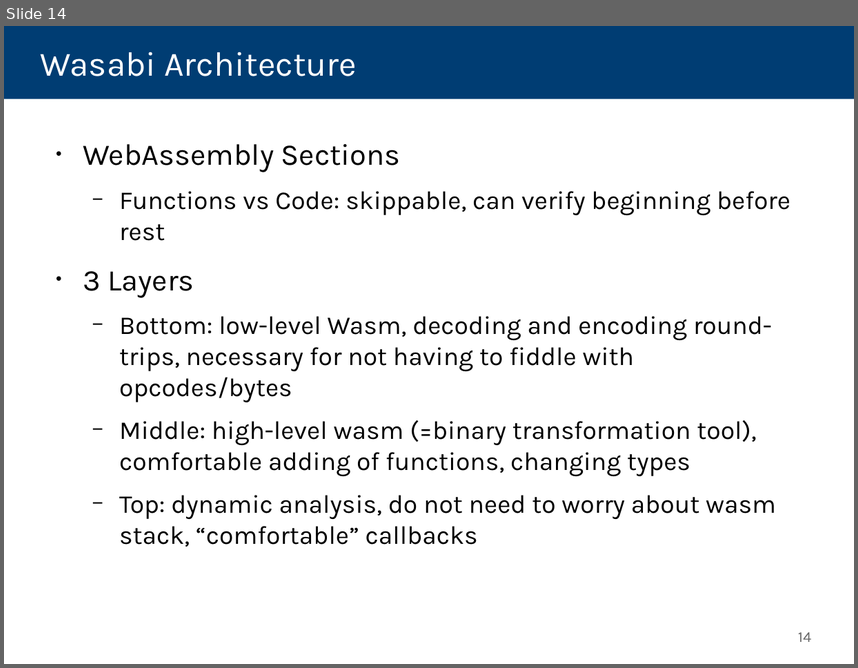
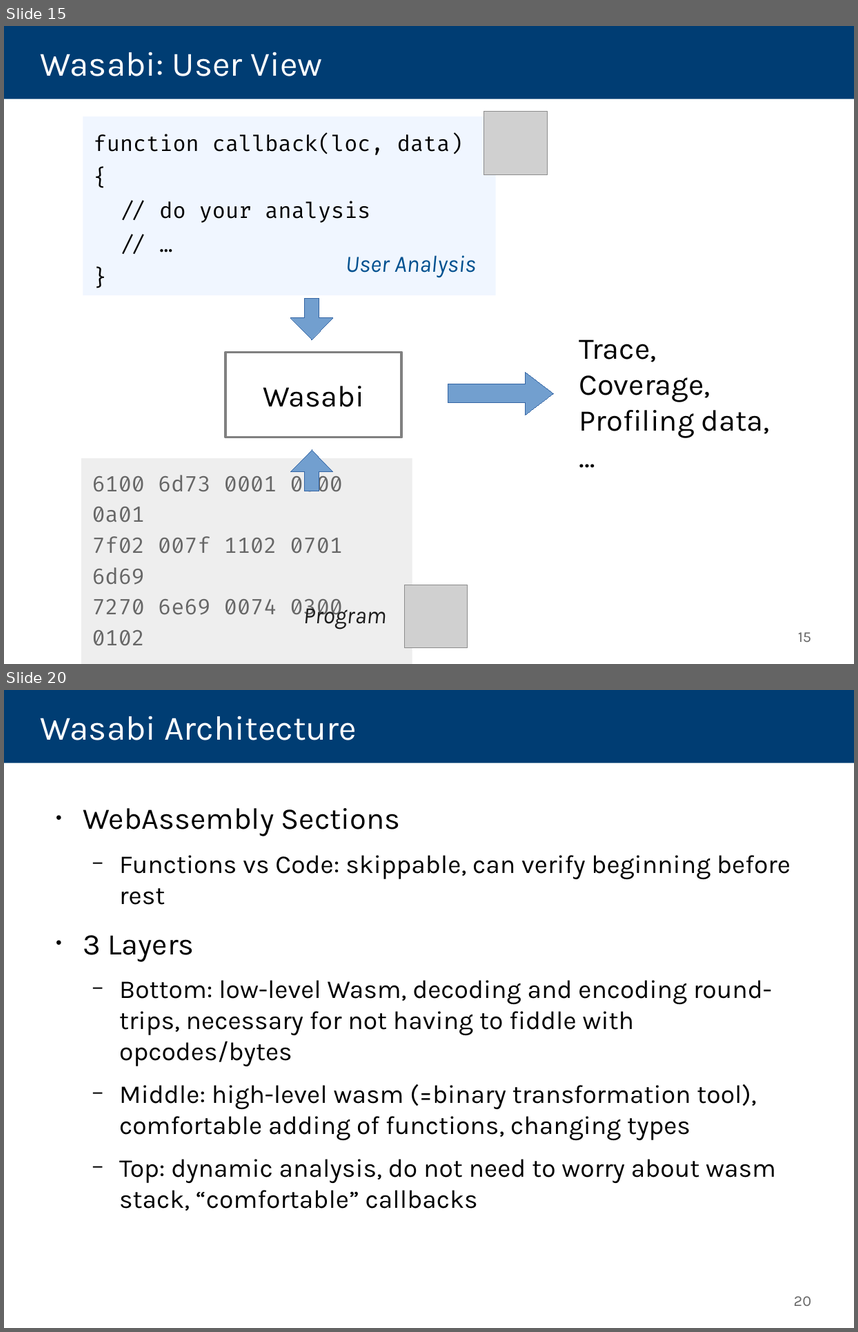
Before and after one commit to danleh/wasabi, a slide deck: 2018-04-11 Presentation/own-work.odp. Shown one above the other, each under a label of ours: slide 14 before the commit, slides 15 and 20 after it; the slides between them are not shown. The pictures are 858x668 and 858x1332 pixels, drawn with LibreOffice and Linux fonts; fonts in the diff are those of the drawing; grey boxes stand for pictures. Boxes give left, top, right and bottom in pixels: in the first picture for what was removed or moved away, otherwise in the second. Text is boxed around its words. In the diff, an @@ line names an element or a change of style, - is before the commit and + after.

Commit message:
add wasabi overview, static part overview finished

```diff
--- a/2018-04-11 Presentation/own-work.odp
+++ b/2018-04-11 Presentation/own-work.odp
@@ slide 15 added at [4,26,854,664], background #FFFFFF @@
@@ title added at [4,26,854,98], fill #003D73, 32 pt, text #FFFFFF @@
+Wasabi: User View
@@ rectangle added at [83,116,495,295], fill #F0F6FF, 20 pt, text #000000 @@
+function callback(loc, data) {
+// do your analysis
+// …
+}
@@ picture added at [484,111,548,175] @@
@@ text added at [346,255,476,277], 22 pt, text #00508F, italic @@
+User Analysis
@@ down arrow added at [291,299,333,339], fill #729FCF, outline #3465A4 0 pt @@
@@ rectangle added at [225,352,401,437], outline #808080 2.3 pt, 28 pt, text #000000 @@
+Wasabi
@@ text added at [579,339,770,438], 28 pt, text #000000 @@
+Trace,
+Coverage,
+Profiling data,
+…
@@ down arrow added at [448,372,554,414], fill #729FCF, outline #3465A4 0 pt @@
@@ rectangle added at [81,458,412,664], fill #EEEEEE, 20 pt, text #666666 @@
+6100 6d73 0001 0000 0a01
+7f02 007f 1102 0701 6d69
+7270 6e69 0074 0300 0102
@@ down arrow added at [291,450,333,490], fill #729FCF, outline #3465A4 0 pt @@
@@ picture added at [404,584,468,648] @@
@@ text added at [303,601,386,628], 22 pt, text #1C1C1C, italic @@
+Program
@@ page number added at [798,632,811,641], 14 pt, text #666666 @@
+15
@@ what was slide 14 is now slide 20 @@
@@ page number at [794,1296,811,1305]: text changed @@
-14
+20
```
Also in this commit, not shown: 4 slides changed, 10 other slides added, 4 slides removed, 2 other files.
